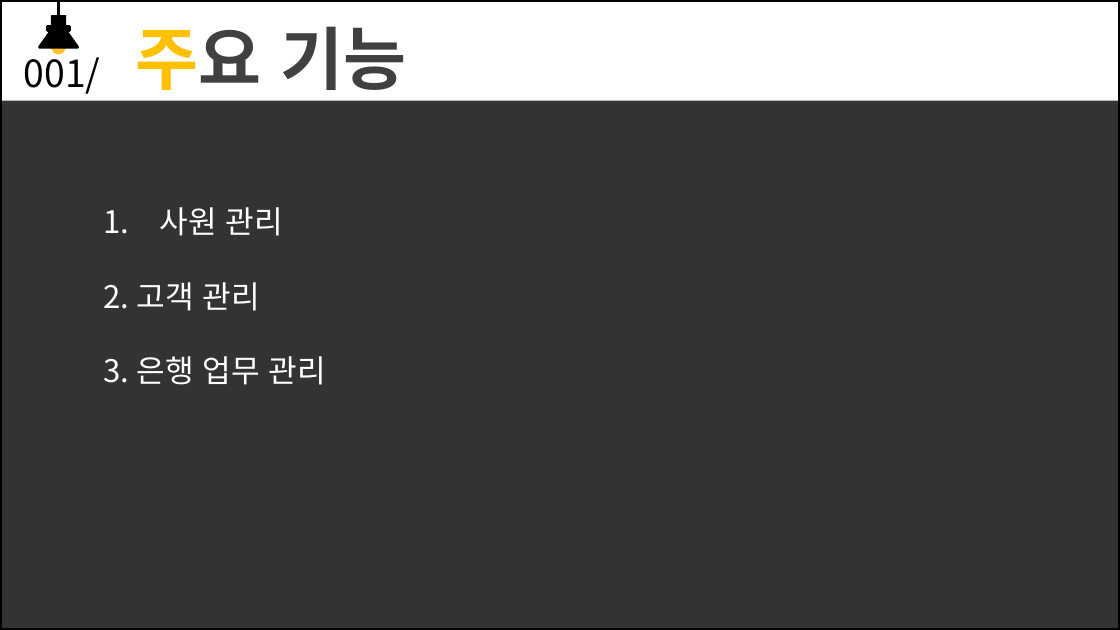
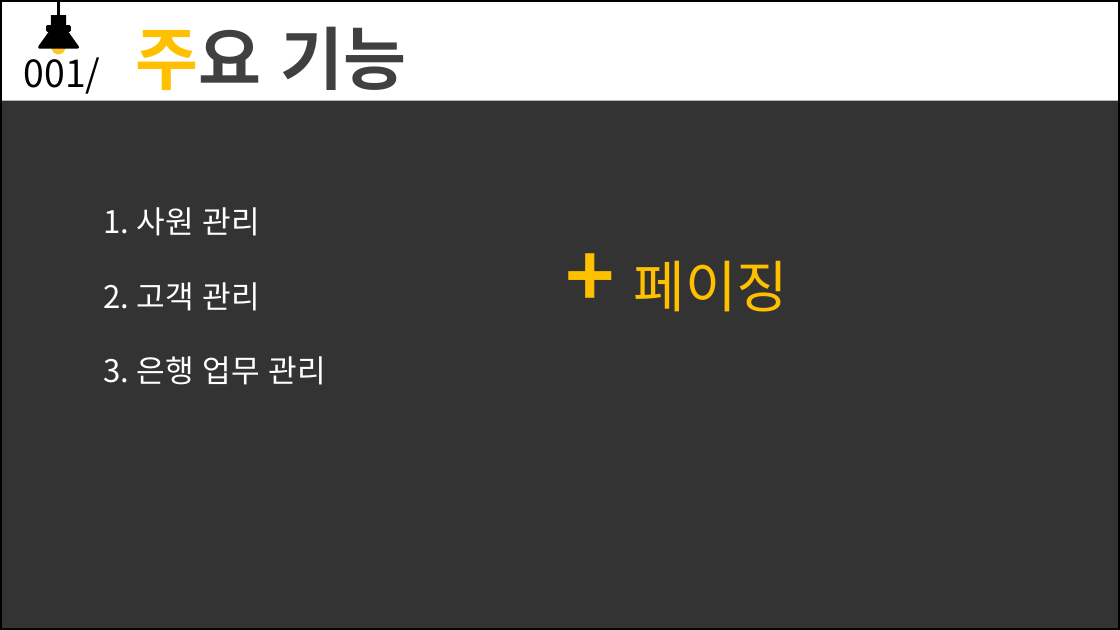
Before and after one commit to jyh0131/YN_bank, a slide deck: slide 3 of WebContent/file/JSP 프레젠테이션.pptx. Drawn at 1120x630 pixels with LibreOffice and Linux fonts; fonts in the diff are those of the drawing; background and template pictures are left out. Boxes give left, top, right and bottom in pixels: in the first picture for what was removed or moved away, otherwise in the second. Text is boxed around its words. In the diff, an @@ line names an element or a change of style, - is before the commit and + after.

```diff
--- a/WebContent/file/JSP 프레젠테이션.pptx
+++ b/WebContent/file/JSP 프레젠테이션.pptx
@@ text at [104, 207, 260, 236]: text changed @@
-1. 사원 관리
+1. 사원 관리
@@ text added at [634, 260, 789, 312], 36 pt, text #FFC000 @@
++ 페이징
```
Also in this commit, not shown: 4 other slides changed, 2 other files.
